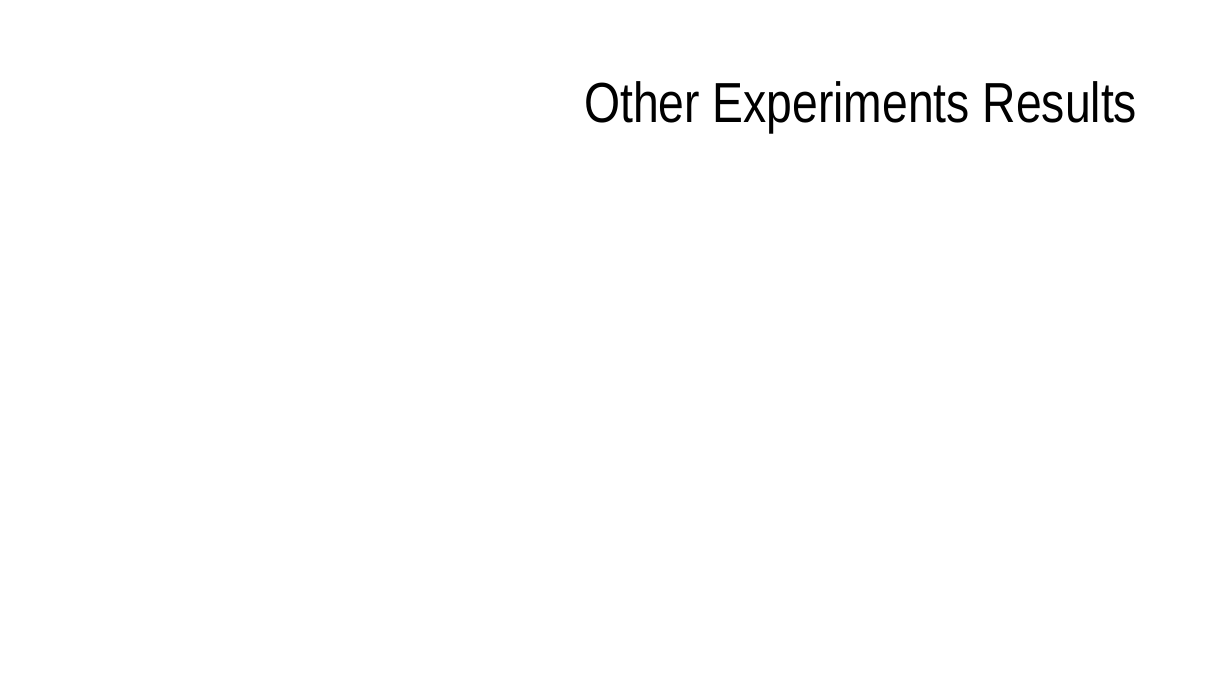
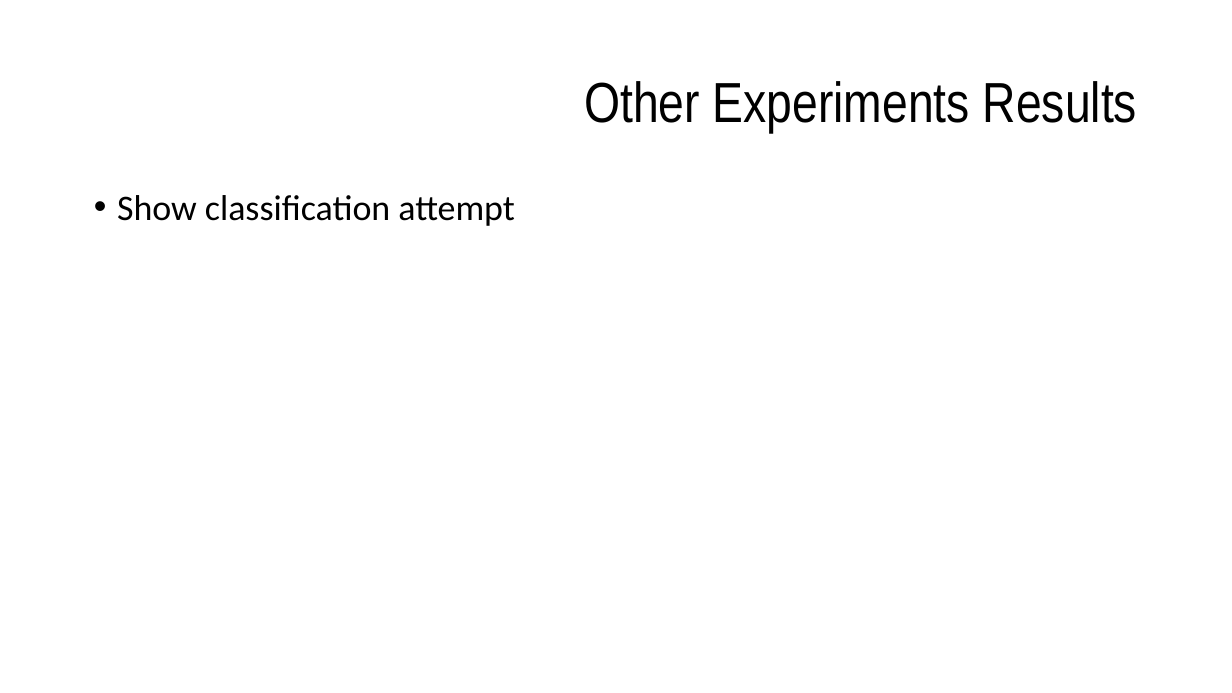
Before and after one commit to EZSPECIAL/AIAD18-19, a slide deck: slide 9 of TP2/docs/report.pptx. Drawn at 1232x693 pixels with LibreOffice and Linux fonts; fonts in the diff are those of the drawing. Boxes give left, top, right and bottom in pixels: in the first picture for what was removed or moved away, otherwise in the second. Text is boxed around its words. In the diff, an @@ line names an element or a change of style, - is before the commit and + after.

Commit message:
Update report with topics / Add classification data

```diff
--- a/TP2/docs/report.pptx
+++ b/TP2/docs/report.pptx
@@ text added at (x1=117, y1=195, x2=514, y2=226), 28 pt, text #000000 @@
+• Show classification attempt
```
Also in this commit, not shown: 6 other slides changed, 1 other file.
